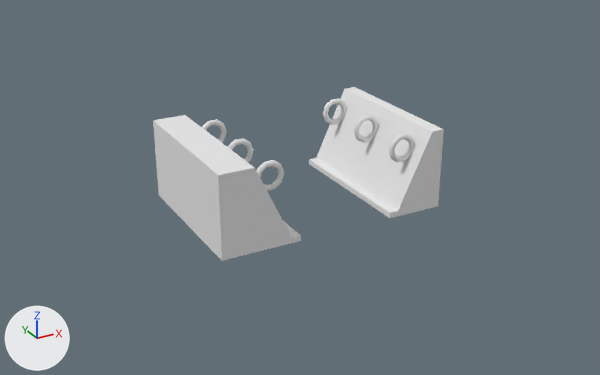
The Blender file 2_Produccion/Juego/Modelos/Juego/juego.blend as it was, and as the next commit left it.
Rendered twice from a 50 mm camera at (13.8, -79.6, 26.2) aimed at (41.7, -28.8, 0.8). Lighting does not change. The marker at lower left points along +X, +Y and +Z.

The first picture shows 'juego'.
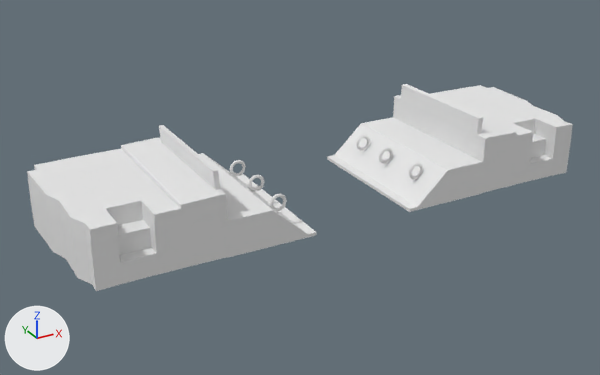
Commit message: Agregando Juego pelota

The edits, one by one:
me_juego is used by ob_juego; location (30.12, -0.07, 0.89).
me_juego had 392 vertices, 382 faces and spanned x 2.4..20.0, y -34.9..-22.9, z -1.1..5.0.
me_juego now has 706 vertices, 674 faces and spans x -8.6..33.1, y -35.0..-22.9, z -1.1..4.8.
me_juego part 1: the loose piece of 60 vertices spanning x 5.5..7.7, y -29.1..-28.7, z 2.6..4.7 is scaled about its middle by 0.61, then moved by (-0.2, -4.0, -2.6).
me_juego part 2: the loose piece of 60 vertices spanning x 5.5..7.7, y -33.8..-33.4, z 2.6..4.7 is scaled about its middle by 0.61, then moved by (-0.1, 4.5, -2.6).
me_juego part 3: the loose piece of 60 vertices spanning x 16.2..18.5, y -24.4..-24.0, z 2.6..4.7 is scaled about its middle by (-0.61, 0.61, 0.61), then moved by (-10.8, -1.6, -2.6).
me_juego part 4: the loose piece of 60 vertices spanning x 16.2..18.5, y -29.1..-28.7, z 2.6..4.7 is scaled about its middle by 0.61, then moved by (0.6, 3.1, -2.6).
me_juego part 5: the loose piece of 60 vertices spanning x 16.2..18.5, y -33.8..-33.4, z 2.6..4.7 is scaled about its middle by 0.61, then moved by (0.6, 4.5, -2.6).
me_juego part 6: the loose piece of 60 vertices spanning x 5.5..7.7, y -24.4..-24.0, z 2.6..4.7 is scaled about its middle by (-0.61, 0.61, 0.61), then moved by (11.5, -8.7, -2.6).
me_juego part 7: a new loose piece of 173 vertices spanning x 16.2..33.1, y -35.0..-22.9, z -1.1..4.8, in mat_juego (its picture is missing).
me_juego part 8: 10 vertices removed from x 2.4..8.3, y -34.9..-22.9, z -1.1..5.0; 167 vertices added at x -8.6..8.3, y -35.0..-22.9, z -1.1..4.8.
me_juego part 9: 16 vertices removed from x 15.7..20.0, y -34.9..-22.9, z -1.1..5.0.
Object 'juego' (ob_juego) moves from (30.12, -0.07, 0.89) to (31.5, 0.18, 0.89).

Boxes (x1, y1, x2, y2) around the edits, measured in the pictures (600 x 375 px; the box of a moved part takes in the faces that stretch with it):
'juego', reshaped, moved (87% wider, 19% taller): before (153, 87, 444, 261); after (27, 84, 573, 291)
part 1 of me_juego, moved or reshaped: before (227, 138, 254, 162); after (269, 193, 287, 211)
part 2 of me_juego, moved or reshaped: before (256, 160, 284, 191); after (248, 174, 265, 192)
part 3 of me_juego, moved or reshaped: before (323, 99, 347, 125); after (230, 160, 246, 177)
part 4 of me_juego, moved or reshaped: before (354, 115, 379, 142); after (356, 135, 370, 151)
part 5 of me_juego, moved or reshaped: before (389, 133, 415, 162); after (379, 147, 393, 164)
part 6 of me_juego, moved or reshaped: before (202, 119, 227, 142); after (408, 163, 423, 180)
part 7 of me_juego, added: after (327, 84, 573, 212)
part 8 of me_juego, built on: before (153, 115, 301, 261); after (27, 125, 317, 291)
part 9 of me_juego, deleted: before (309, 87, 444, 218)
